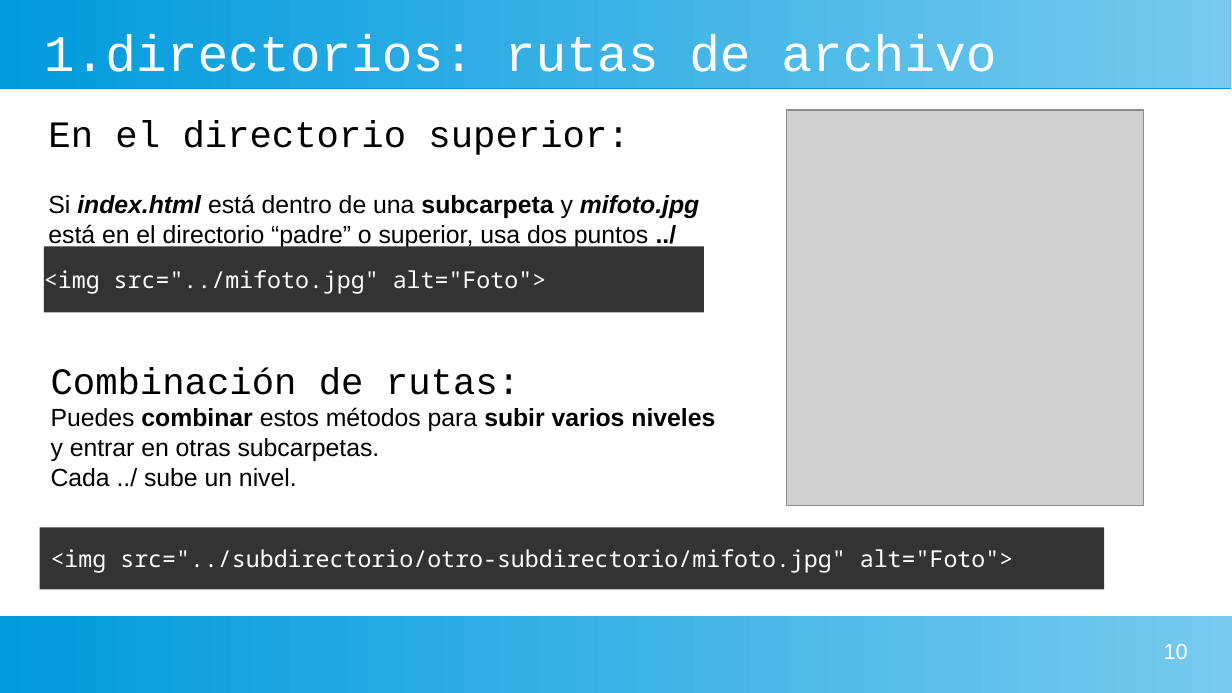
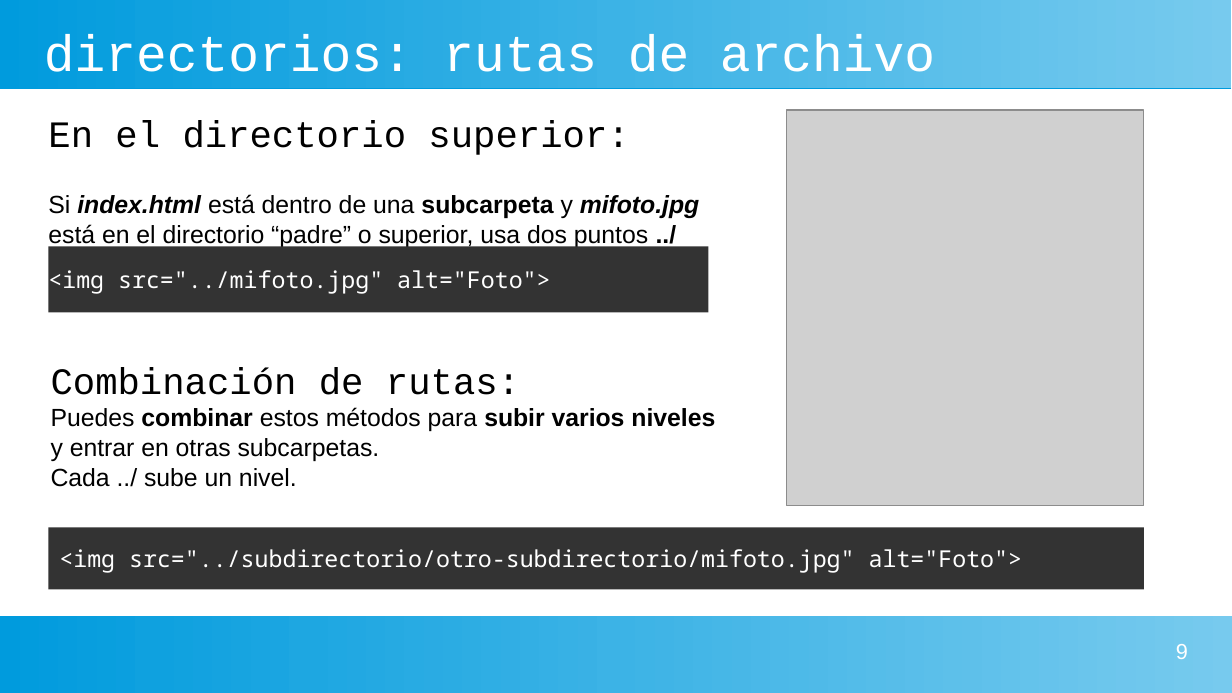
Before and after one commit to gaizkamg/HTML-CSS-Entregable, a slide deck: slide 9 of Presentacion/Directorios.odp (slide 10 before the commit). Drawn at 1232x693 pixels with LibreOffice and Linux fonts; fonts in the diff are those of the drawing; grey boxes stand for pictures. Boxes give left, top, right and bottom in pixels: in the first picture for what was removed or moved away, otherwise in the second. Text is boxed around its words. In the diff, an @@ line names an element or a change of style, - is before the commit and + after.

```diff
--- a/Presentacion/Directorios.odp
+++ b/Presentacion/Directorios.odp
@@ title at <box>44,34,935,72</box>: text changed @@
-1.directorios: rutas de archivo
+directorios: rutas de archivo
@@ rectangle "<img src="../mifoto.jpg" alt="Foto">": place and size @@
-rectangle "<img src="../mifoto.jpg" alt="Foto">" at <box>44,246,704,312</box>
+rectangle "<img src="../mifoto.jpg" alt="Foto">" at <box>48,246,709,312</box>
@@ rectangle "<img src="../subdirectorio/otro-subdirectorio/mifoto.jpg" al ...": place and size @@
-rectangle "<img src="../subdirectorio/otro-subdirectorio/mifoto.jpg" al ..." at <box>39,528,1105,590</box>
+rectangle "<img src="../subdirectorio/otro-subdirectorio/mifoto.jpg" al ..." at <box>48,528,1144,590</box>
@@ page number at <box>1176,644,1188,659</box>: text changed @@
-10
+9
```
Also in this commit, not shown: 8 other slides changed, 1 slide removed, 5 other files.
